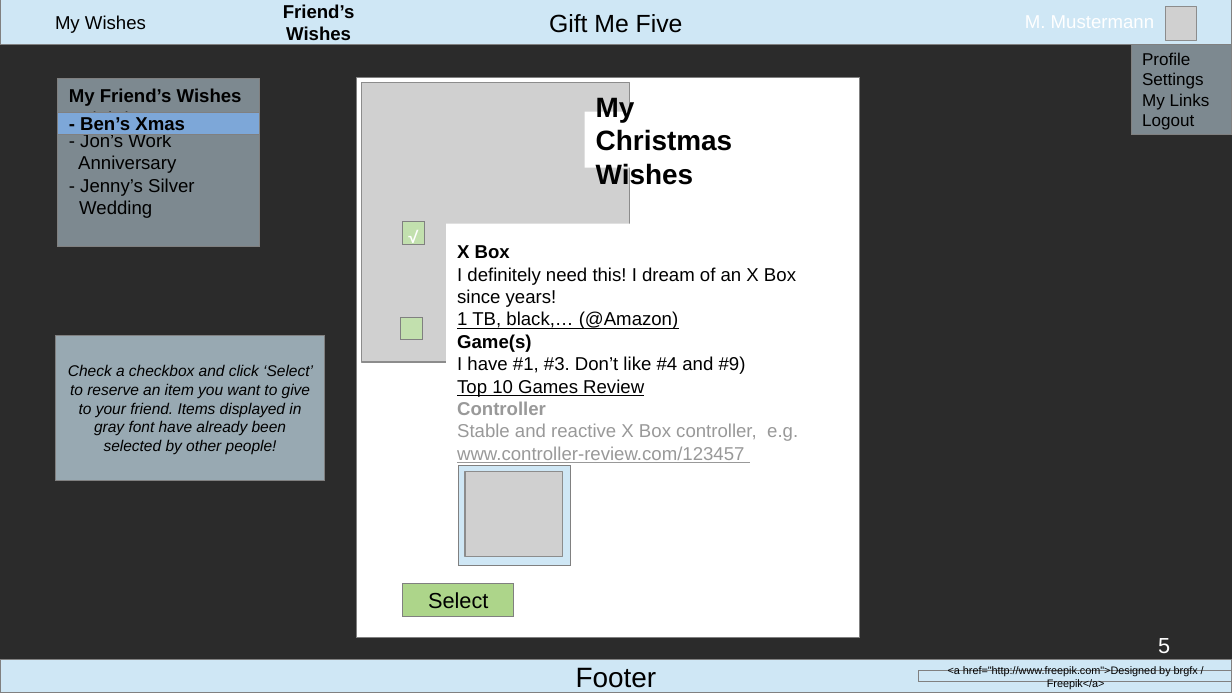
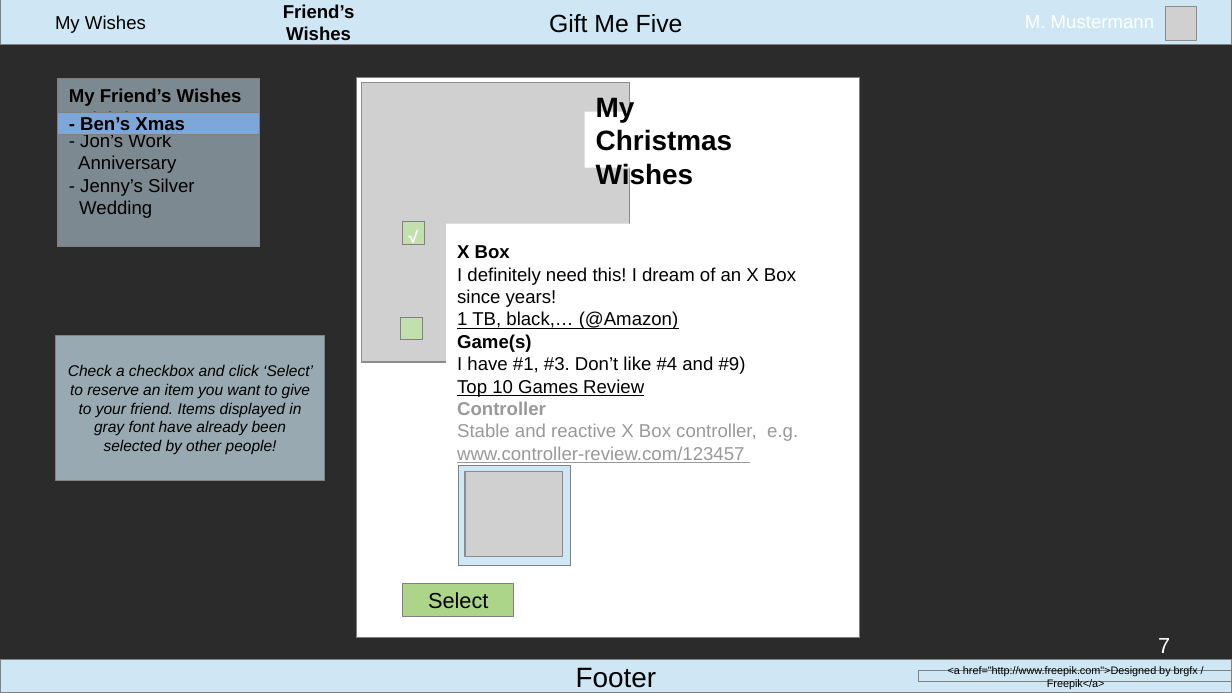
Before and after one commit to WCS-Java-Training-Bonn-2019/gift-me-five, a slide deck: slide 7 of files/mock_up.odp (slide 5 before the commit). Drawn at 1232x693 pixels with LibreOffice and Linux fonts; fonts in the diff are those of the drawing; grey boxes stand for pictures; background and template pictures are left out; a plain dark background stands for a picture behind light text. Boxes give left, top, right and bottom in pixels: in the first picture for what was removed or moved away, otherwise in the second. Text is boxed around its words. In the diff, an @@ line names an element or a change of style, - is before the commit and + after.

```diff
--- a/files/mock_up.odp
+++ b/files/mock_up.odp
@@ rectangle removed at (x1=1131, y1=45, x2=1232, y2=134) @@
-Profile
-Settings
-My Links
-Logout
@@ page number at (x1=1158, y1=638, x2=1170, y2=653): text changed @@
-5
+7
```
Also in this commit, not shown: 2 other slides changed, 3 slides added, 1 slide removed, 5 other files.
